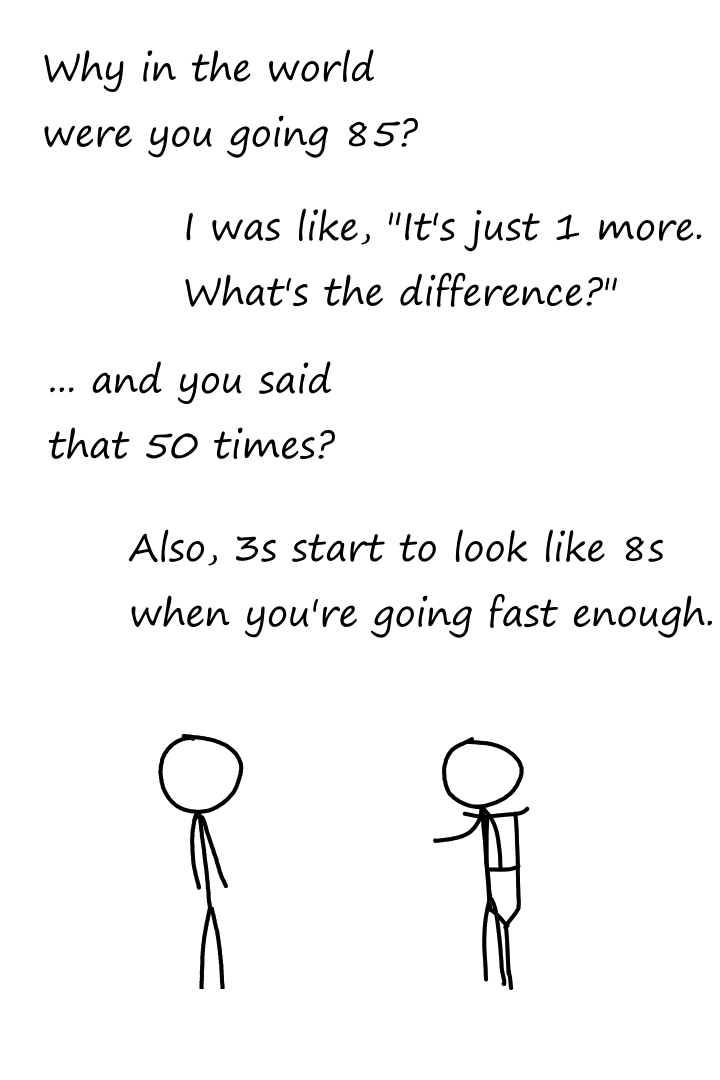
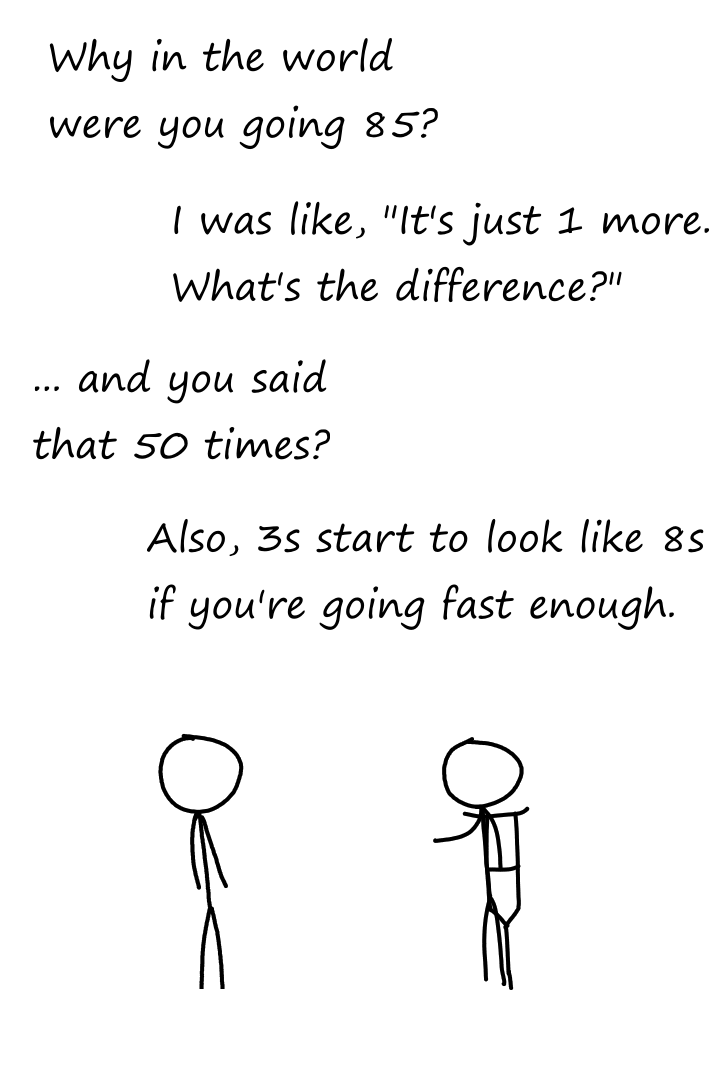
Layered file, before and after one edit (720×1080). Changes by layer:
pixels changed over [33, 37, 713, 638] (layer not identified)
